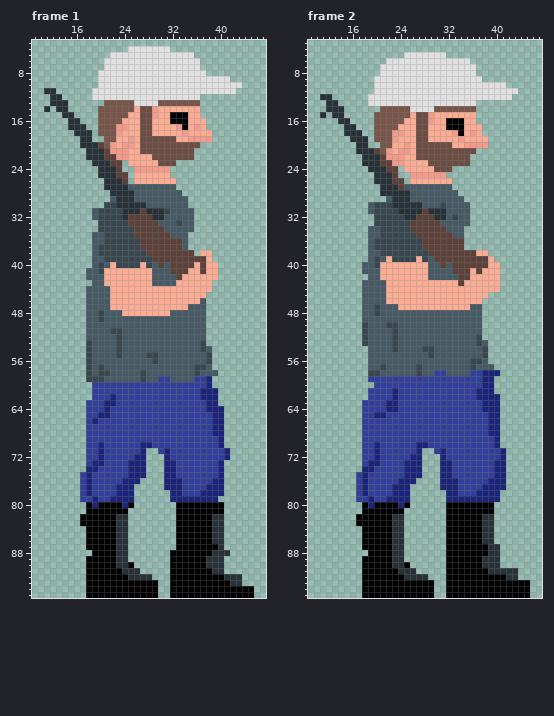
A pixel-art file gets an edit: imgs/PlayerIdle.ase. Above: the version before the commit.
64x96 pixels, 2 frames. Shown: frame 1: x 9..47, y 3..95; frame 2: x 9..47, y 3..95.
Once edited:
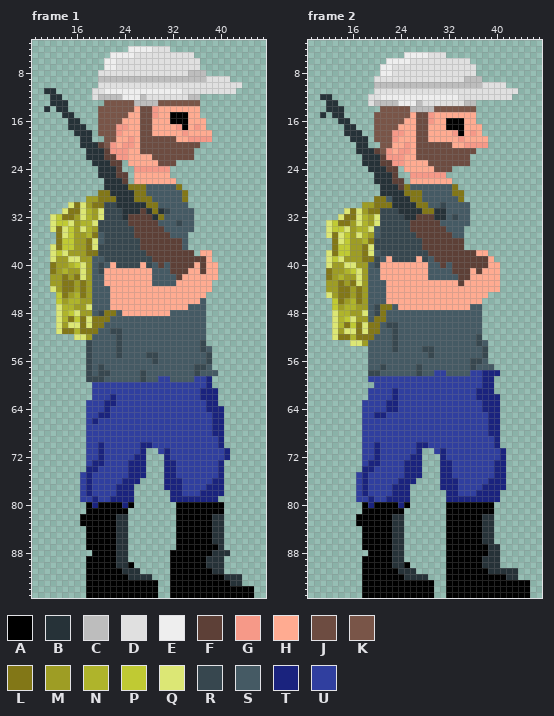
Palette (. is transparent): A #000000  B #263238  C #bdbdbd  D #e0e0e0  E #eeeeee  F #5d4037  G #f69988  H #ffab91  J #6d4c41  K #795548  L #827717  M #9e9d24  N #afb42b  P #c0ca33  Q #dce775  R #37474f  S #455a64  T #1a237e  U #303f9f
Difference:
layer "Backpack" added
Frame 1, layer "Backpack":
y 4: x 25..28 DDDD -> EEEE
y 5: x 22..25 DDDD -> EEEE
y 6..7: x 21..22 DD -> EE
y 8: x 35..37 DDD -> CCC
y 9: x 20..37 DDDDDDDDDDDDDDDDDD -> CCCCCCCCCCCCCCCCCC
y 11: x 21..33 DDDDDDDDDDDDD -> EEEEEEEEEEEEE
y 12: x 20..27 DDDDDDDD -> CCCCEEEC; x 35..36 DD -> CC
y 13: x 26..29 DDDD -> CCCC
y 27: x 25..27 SSS -> LLL; x 33 . -> L
y 28: x 20..21 .. -> LL; x 26..27 SS -> LL; x 34 . -> L
y 29: x 18..22 ....S -> MMLLL; x 26..28 SSS -> LLL; x 34 S -> L
y 30: x 15..20 ...... -> QLQMLL; x 28..29 SS -> LL
y 31: x 14..20 .....SR -> QLLQNMQ; x 29 B -> L
y 32: x 12..20 .......SR -> QPLLMQNMQ; x 30 B -> L
y 33: x 12..19 ........ -> QPPQMNNQ
y 34: x 12..19 ........ -> QLQPMQNM
y 35: x 13..19 ......S -> LQPMMNL
y 36: x 13..19 ......S -> LPPMMLQ
y 37: x 12..19 .......S -> QLPPMMLQ
y 38: x 12..19 .......S -> QPQMMMLL
y 39: x 12..18 ....... -> QMMQQMM
y 40: x 12..18 ....... -> LMMNPQM
y 41: x 12..18 ......S -> LMNMMQM
y 42: x 12..18 ......S -> MMLMLQM
y 43: x 12..18 ....... -> MMLLMLM
y 44: x 12..18 ......S -> QMLLMLM
y 45: x 13..18 .....S -> PLMNLM
y 46: x 13..18 .....S -> PMNNMM
y 47: x 13..18 .....S -> QNNMMQ
y 48: x 13..18 .....S -> QNPQMM; x 21..22 SS -> LL
y 49: x 13..21 .....SSRS -> QNLPLQLLL
y 50: x 13..20 .....SSS -> QMQQLQLL
y 51: x 13..19 .....SS -> QLLNLLL
y 52: x 16..18 ..S -> QQM
Frame 2, layer "Backpack":
y 5: x 25..28 DDDD -> EEEE
y 6: x 22..25 DDDD -> EEEE
y 7..8: x 21..22 DD -> EE
y 9: x 35..37 DDD -> CCC
y 10: x 20..37 DDDDDDDDDDDDDDDDDD -> CCCCCCCCCCCCCCCCCC
y 12: x 21..33 DDDDDDDDDDDDD -> EEEEEEEEEEEEE
y 13: x 20..27 DDDDDDDD -> CCCCEEEC; x 35..36 DD -> CC
y 14: x 26..29 DDDD -> CCCC
y 27: x 25 S -> L; x 33 . -> L
y 28: x 25..27 BSS -> LLL; x 33..34 S. -> LL
y 29: x 20..21 .. -> LL; x 26..27 SS -> LL; x 34 S -> L
y 30: x 18..22 .SRRR -> MMLLL; x 27..28 BS -> LL
y 31: x 15..20 ....SR -> QLQMLL; x 28..29 FB -> LL
y 32: x 14..20 ......R -> QLLQNMQ
y 33: x 12..20 ........R -> QPLLMQNMQ
y 34: x 12..19 .......S -> QPPQMNNQ
y 35: x 12..19 .......S -> QLQPMQNM
y 36: x 13..19 ......S -> LQPMMNL
y 37: x 13..19 ......S -> LPPMMLQ
y 38: x 12..19 .......S -> QLPPMMLQ
y 39: x 12..19 .......S -> QPQMMMLL
y 40: x 12..18 ......S -> QMMQQMM
y 41: x 12..18 ......S -> LMMNPQM
y 42: x 12..18 ....... -> LMNMMQM
y 43: x 12..18 ......S -> MMLMLQM
y 44: x 12..18 ......S -> MMLLMLM
y 45: x 12..18 ......S -> QMLLMLM
y 46: x 13..18 .....S -> PLMNLM
y 47: x 13..18 .....S -> PMNNMM; x 21..22 SS -> LL
y 48: x 13..18 .....S -> QNNMMQ; x 21 S -> L
y 49: x 13..18 .....S -> QNPQMM; x 20..21 SS -> LL
y 50: x 13..20 .....RSS -> QNLPLQLL
y 51: x 13..20 .....RSS -> QMQQLQLL
y 52: x 13..19 .....RS -> QLLNLLL
y 53: x 16..18 ..R -> QQM
Boxes around the changes in both pictures, in picture pixels (x1, y1, x2, y2):
changed: (98, 46, 206, 106)
changed: (50, 184, 188, 340)
changed: (374, 52, 482, 112)
changed: (326, 184, 434, 346)
changed: (452, 184, 464, 202)
